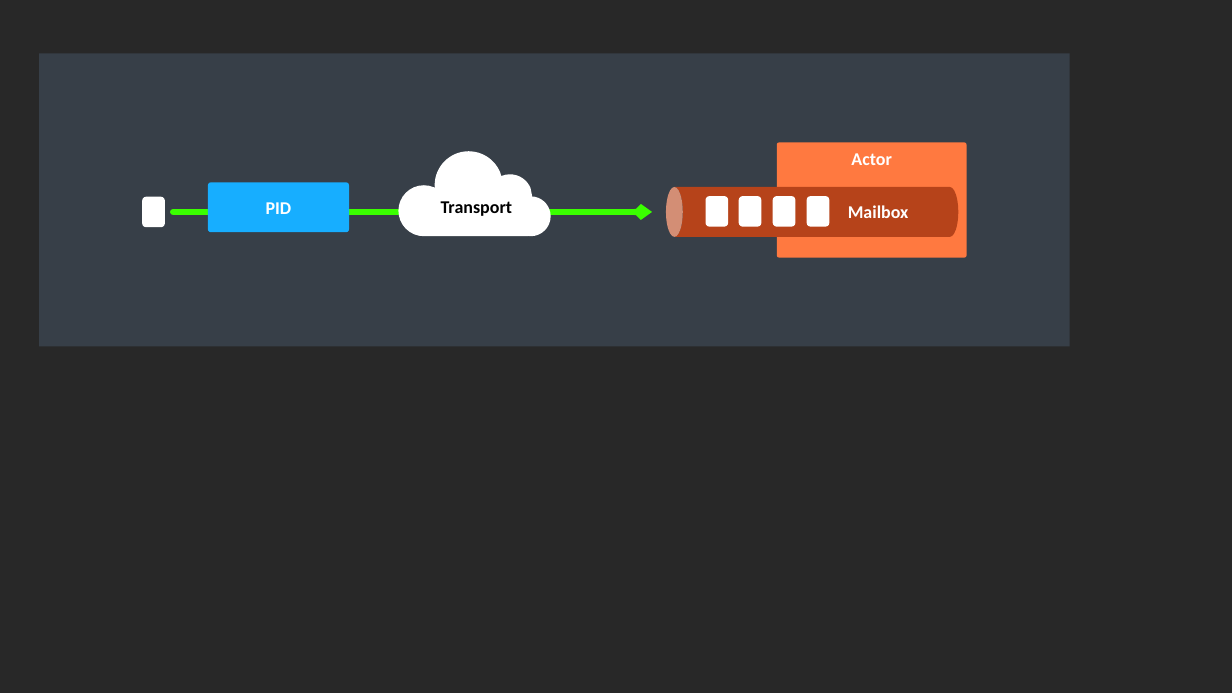
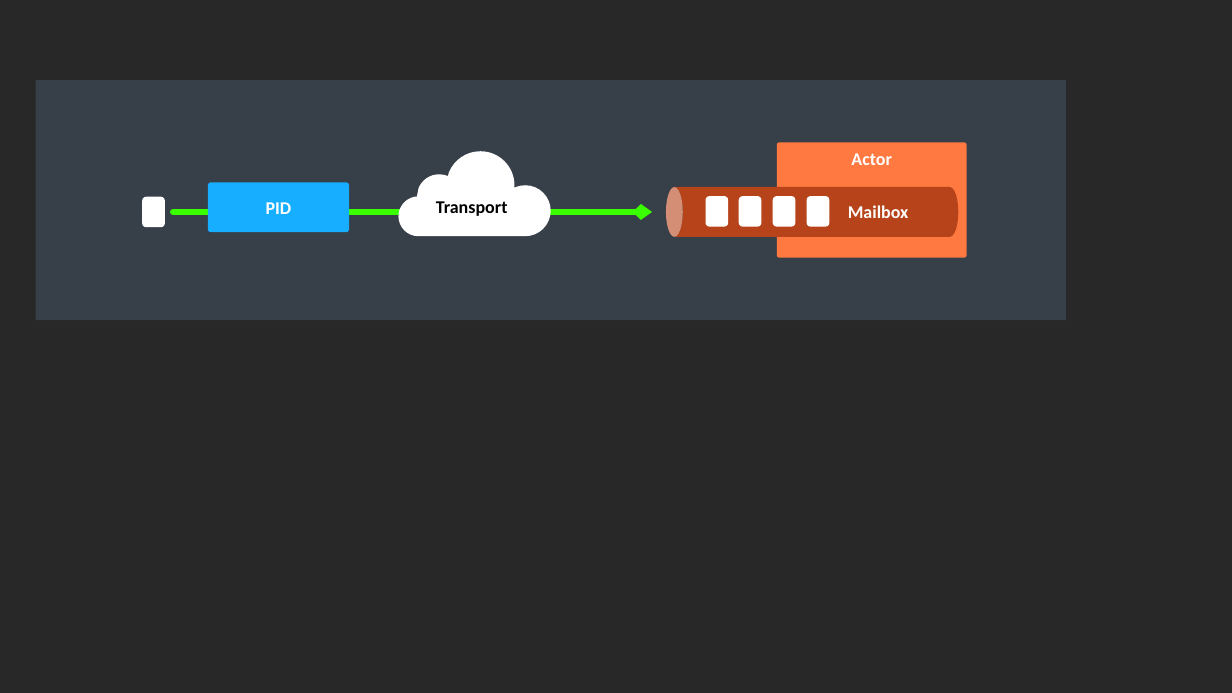
Before and after one commit to asynkron/website, a slide deck: slide 15 of media/logo.pptx. Drawn at 1232x693 pixels with LibreOffice and Linux fonts; fonts in the diff are those of the drawing. Boxes give left, top, right and bottom in pixels: in the first picture for what was removed or moved away, otherwise in the second. Text is boxed around its words. In the diff, an @@ line names an element or a change of style, - is before the commit and + after.

```diff
--- a/media/logo.pptx
+++ b/media/logo.pptx
@@ rectangle: place and size @@
-rectangle at (39,54,1069,347)
+rectangle at (35,80,1066,321)
@@ freeform shape at (398,152,551,237): outline redrawn @@
@@ text "Transport": place and size @@
-text "Transport" at (441,201,513,216)
+text "Transport" at (436,201,508,216)
```
Also in this commit, not shown: 1 other slide changed, 2 other files.
